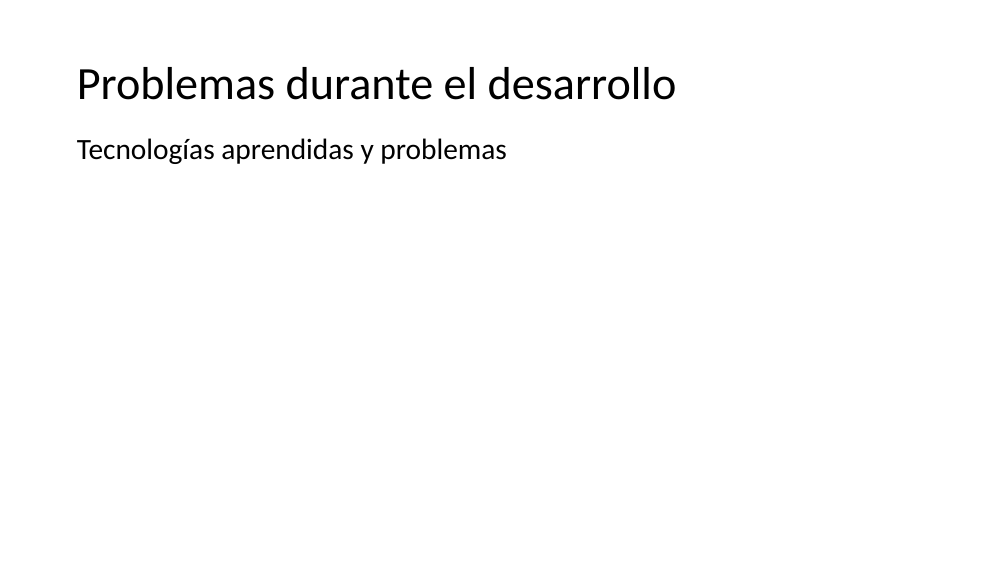
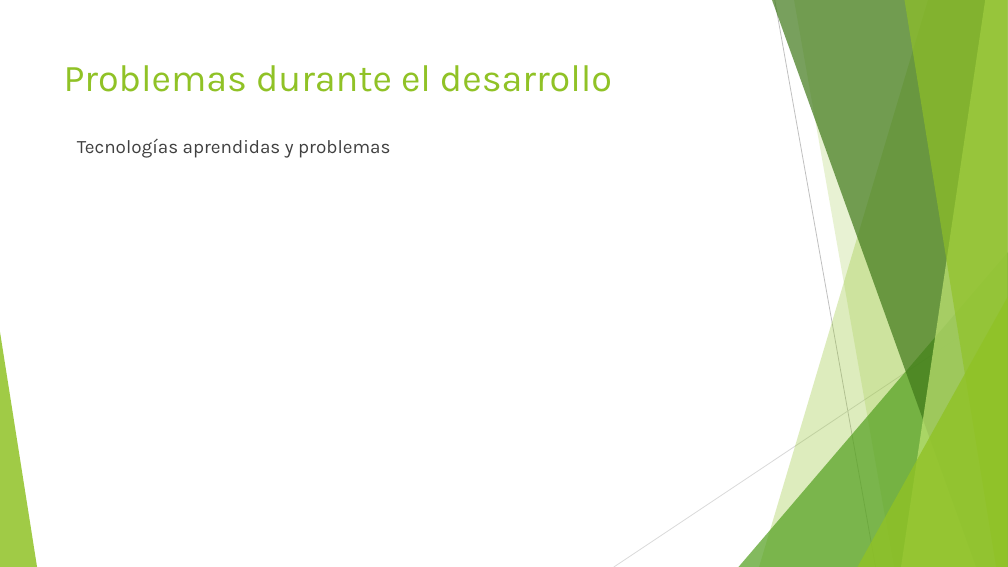
Before and after one commit to iliade88/Carmander, a slide deck: slide 15 of Presentacion.pptx. Drawn at 1008x567 pixels with LibreOffice and Linux fonts; fonts in the diff are those of the drawing. Boxes give left, top, right and bottom in pixels: in the first picture for what was removed or moved away, otherwise in the second. Text is boxed around its words. In the diff, an @@ line names an element or a change of style, - is before the commit and + after.

```diff
--- a/Presentacion.pptx
+++ b/Presentacion.pptx
@@ title "Problemas durante el desarrollo": place and size @@
-title "Problemas durante el desarrollo" at (77,67,677,100)
+title "Problemas durante el desarrollo" at (64,65,612,92)
@@ title "Problemas durante el desarrollo" at (64,65,612,92): size 44 to 36 pt, font Calibri to Karla, text colour #000000 to #90C226; line spacing 0.9 to 1; vertical alignment middle to top @@
@@ text "Tecnologías aprendidas y problemas" at (77,139,390,158): size 28 to 18 pt, font Calibri to Karla, text colour #000000 to #404040; line spacing 0.9 to 1 @@
@@ group added at (0,0,1008,567): 5 freeform shapes, 3 triangles, 2 lines @@
```
Also in this commit, not shown: 17 other slides changed, 2 slides added, 2 slides removed.
